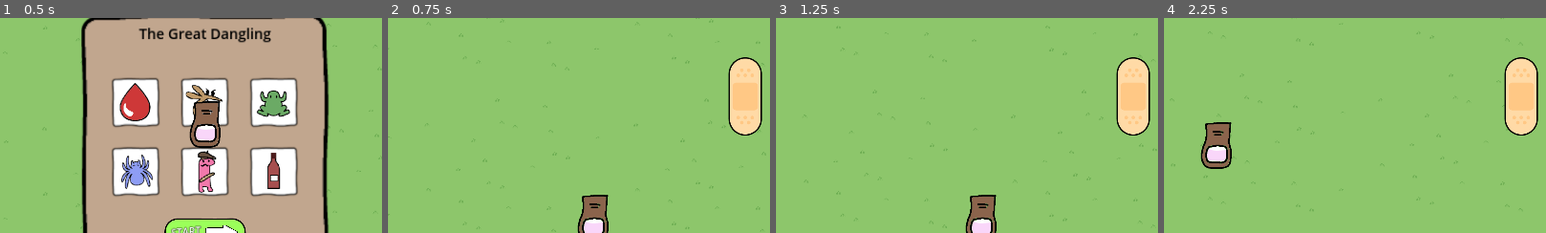
Above: before the commit, frames 1-4 (left to right).
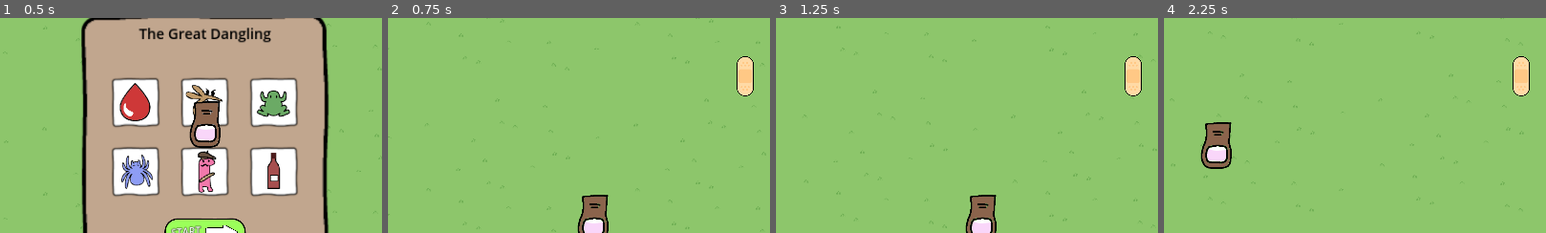
Above: after the commit, the same moments.

Repository: magopian/teamsect
Game: Godot game, scene res://start_menu.tscn
Two runs of this game, one before a commit and one after it. Both use one fixed random seed, a clock stepped at 60 frames per second and the inputs below.
Inputs (mouse positions are % of the whole screen's width and height, from its top left):
- Up to frame 1 (0.5 s): no input
- Up to frame 2 (0.75 s): click (50, 72) at 0.5 s
- Up to frame 3 (1.25 s): no input
- Up to frame 4 (2.25 s): move the mouse to (72, 45) at 1.27 s; move the mouse to (30, 55) at 2.02 s
The pictures show only the part of the screen within x 23-73%, y 21-71%; the shares and areas given below are measured in that part.

Frame 1 is identical in both runs. In frame 2, 2.7% of the frame differs, in the area x 89-98%, y 17-55%; in frame 3, 2.7%; in frame 4, 2.7%.

Commit message:
Resize all danglings

Diff:
--- a/dangling/_dangling.gd
+++ b/dangling/_dangling.gd
@@ -10,6 +10,7 @@
 
 
 func _ready() -> void:
+	win_here.hide()
 	body_entered.connect(_on_body_entered)
 
 
--- a/dangling/arm.tscn
+++ b/dangling/arm.tscn
@@ -11,28 +11,31 @@
 [ext_resource type="AudioStream" uid="uid://b1p01v4bn8vx1" path="res://assets/sounds/mosquito6.wav" id="7_r452r"]
 
 [sub_resource type="CapsuleShape2D" id="CapsuleShape2D_qrd15"]
-radius = 15.0
-height = 78.0
+radius = 20.0
+height = 126.0
 
 [node name="Arm" instance=ExtResource("1_tm6r3")]
 collision_layer = 16
 collision_mask = 8
 ahh_sounds = Array[AudioStream]([ExtResource("2_hw5j2"), ExtResource("3_05ngc"), ExtResource("4_i1srk"), ExtResource("5_a2u3t"), ExtResource("6_haen3"), ExtResource("7_r452r")])
+metadata/_edit_vertical_guides_ = [-150.0]
+metadata/_edit_horizontal_guides_ = [122.0]
 
 [node name="Arm" type="CollisionShape2D" parent="." index="0"]
-position = Vector2(-0.12191, 40.6442)
+position = Vector2(5.81086, 60.0447)
 shape = SubResource("CapsuleShape2D_qrd15")
 
 [node name="WinHere" parent="." index="1" instance=ExtResource("2_v8t17")]
 unique_name_in_owner = true
-position = Vector2(-0.121918, 40.6442)
+visible = false
+position = Vector2(6, 60)
 rotation = 1.5708
-scale = Vector2(0.745137, 0.745137)
+scale = Vector2(1.6, 1.6)
 
 [node name="Sprite2D" type="Sprite2D" parent="." index="2"]
-position = Vector2(-0.12191, 40.6442)
-scale = Vector2(0.2, 0.2)
+position = Vector2(2.81086, 60.0447)
+scale = Vector2(0.333657, 0.333657)
 texture = ExtResource("3_w5u2e")
 
 [node name="anchor" type="Marker2D" parent="." index="3"]
-position = Vector2(-0.12191, 82.6442)
+position = Vector2(7, 121)
--- a/dangling/bandaid.tscn
+++ b/dangling/bandaid.tscn
@@ -5,8 +5,8 @@
 [ext_resource type="Texture2D" uid="uid://bd7gyp60hjk5v" path="res://assets/sprites/bandaid.png" id="2_0erdl"]
 
 [sub_resource type="CapsuleShape2D" id="CapsuleShape2D_eruod"]
-radius = 53.0
-height = 238.0
+radius = 27.0
+height = 122.0
 
 [sub_resource type="SpriteFrames" id="SpriteFrames_l02t1"]
 animations = [{
@@ -22,23 +22,26 @@
 [node name="Bandaid" instance=ExtResource("1_gxjhl")]
 collision_layer = 4
 collision_mask = 2
+metadata/_edit_vertical_guides_ = [-359.0]
+metadata/_edit_horizontal_guides_ = [122.0]
 
 [node name="Bandaid" type="CollisionShape2D" parent="." index="0"]
-position = Vector2(0, 121)
+position = Vector2(0, 60)
 shape = SubResource("CapsuleShape2D_eruod")
 
 [node name="WinHere" parent="." index="1" instance=ExtResource("1_cqv1b")]
 unique_name_in_owner = true
 visible = false
-position = Vector2(0, 121)
-scale = Vector2(2.66138, 2.66138)
+position = Vector2(0, 60)
+scale = Vector2(1.6, 1.6)
 
 [node name="AnimatedSprite2D" type="AnimatedSprite2D" parent="." index="2"]
-position = Vector2(0, 121)
+position = Vector2(0, 60)
 rotation = 1.5708
+scale = Vector2(0.509552, 0.509552)
 sprite_frames = SubResource("SpriteFrames_l02t1")
 animation = &"idle"
 autoplay = "idle"
 
 [node name="anchor" type="Marker2D" parent="." index="3"]
-position = Vector2(1.00045, 245)
+position = Vector2(0, 120)
--- a/dangling/blood_drop.tscn
+++ b/dangling/blood_drop.tscn
@@ -18,12 +18,13 @@
 height = 118.0
 
 [node name="Blood drop" type="RigidBody2D"]
-position = Vector2(0, 2)
 collision_layer = 2
 collision_mask = 2
 mass = 1000.0
 gravity_scale = 8.0
 angular_damp = 5.633
+metadata/_edit_vertical_guides_ = [-133.0]
+metadata/_edit_horizontal_guides_ = [122.0]
 
 [node name="AnimatedSprite2D" type="AnimatedSprite2D" parent="."]
 sprite_frames = SubResource("SpriteFrames_1wbg5")
@@ -35,4 +36,4 @@
 shape = SubResource("CapsuleShape2D_virr4")
 
 [node name="anchor" type="Marker2D" parent="."]
-position = Vector2(0, 121)
+position = Vector2(0, 116)
--- a/dangling/frenchie.tscn
+++ b/dangling/frenchie.tscn
@@ -12,8 +12,8 @@
 [ext_resource type="AudioStream" uid="uid://dgyjqh23kgq18" path="res://assets/sounds/frenchie7.wav" id="8_s1nkm"]
 
 [sub_resource type="CapsuleShape2D" id="CapsuleShape2D_3f08j"]
-radius = 34.0
-height = 152.0
+radius = 26.0
+height = 124.0
 
 [sub_resource type="AtlasTexture" id="AtlasTexture_c116j"]
 atlas = ExtResource("3_l8in2")
@@ -41,18 +41,22 @@
 collision_layer = 512
 collision_mask = 256
 ahh_sounds = Array[AudioStream]([ExtResource("2_iv17a"), ExtResource("3_vpb5l"), ExtResource("4_mlbfr"), ExtResource("5_0j43l"), ExtResource("6_cr0lu"), ExtResource("7_og8ru"), ExtResource("8_s1nkm")])
+metadata/_edit_vertical_guides_ = [-158.0]
+metadata/_edit_horizontal_guides_ = [121.0]
 
 [node name="Frenchie" type="CollisionShape2D" parent="." index="0"]
-position = Vector2(0, 72)
+position = Vector2(-5, 61)
 shape = SubResource("CapsuleShape2D_3f08j")
 
 [node name="WinHere" parent="." index="1" instance=ExtResource("2_tcc3h")]
 unique_name_in_owner = true
-position = Vector2(7.62939e-06, 72)
+position = Vector2(5.45697e-12, 61)
 rotation = 1.5708
-scale = Vector2(1.44369, 1.44369)
+scale = Vector2(1.6, 1.6)
 
 [node name="AnimatedSprite2D" type="AnimatedSprite2D" parent="." index="2"]
+position = Vector2(-1, 2)
+scale = Vector2(0.827312, 0.827312)
 sprite_frames = SubResource("SpriteFrames_e53ri")
 animation = &"idle"
 autoplay = "idle"
@@ -60,4 +64,4 @@
 offset = Vector2(-2, 64)
 
 [node name="anchor" type="Marker2D" parent="." index="3"]
-position = Vector2(0, 148)
+position = Vector2(-21, 120)
--- a/dangling/frog.tscn
+++ b/dangling/frog.tscn
@@ -11,8 +11,8 @@
 [ext_resource type="AudioStream" uid="uid://cpx6ntibeht3m" path="res://assets/sounds/frog6.wav" id="7_yrw5e"]
 
 [sub_resource type="CapsuleShape2D" id="CapsuleShape2D_3f08j"]
-radius = 43.0
-height = 86.0
+radius = 37.9161
+height = 75.8322
 
 [sub_resource type="AtlasTexture" id="AtlasTexture_j86rp"]
 atlas = ExtResource("3_a0s5a")
@@ -40,19 +40,23 @@
 collision_layer = 128
 collision_mask = 64
 ahh_sounds = Array[AudioStream]([ExtResource("2_bbwqg"), ExtResource("3_jf12j"), ExtResource("4_0olu1"), ExtResource("5_cx04n"), ExtResource("6_fc1fa"), ExtResource("7_yrw5e")])
+metadata/_edit_vertical_guides_ = [-231.0]
+metadata/_edit_horizontal_guides_ = [122.0]
 
 [node name="Frog" type="CollisionShape2D" parent="." index="0"]
-position = Vector2(-25, 42)
+position = Vector2(-51, 60)
+scale = Vector2(2.16267, 2.32633)
 shape = SubResource("CapsuleShape2D_3f08j")
 
 [node name="WinHere" parent="." index="1" instance=ExtResource("2_ajb5r")]
 unique_name_in_owner = true
-position = Vector2(-25, 43)
+position = Vector2(-51, 60)
 rotation = 1.5708
-scale = Vector2(1.00913, 1.00913)
+scale = Vector2(1.6, 1.6)
 
 [node name="AnimatedSprite2D" type="AnimatedSprite2D" parent="." index="2"]
-position = Vector2(-23, -12)
+position = Vector2(-46, -29)
+scale = Vector2(1.73219, 1.73219)
 sprite_frames = SubResource("SpriteFrames_e53ri")
 animation = &"idle"
 autoplay = "idle"
@@ -60,4 +64,4 @@
 offset = Vector2(-2, 64)
 
 [node name="anchor" type="Marker2D" parent="." index="3"]
-position = Vector2(-25, 77)
+position = Vector2(-125, 101)
--- a/dangling/lilypad.tscn
+++ b/dangling/lilypad.tscn
@@ -11,28 +11,30 @@
 [ext_resource type="AudioStream" uid="uid://cpx6ntibeht3m" path="res://assets/sounds/frog6.wav" id="7_3yomj"]
 
 [sub_resource type="CapsuleShape2D" id="CapsuleShape2D_3f08j"]
-radius = 35.0
-height = 70.0
+radius = 62.0
+height = 124.0
 
 [node name="Lilypad" instance=ExtResource("1_j4veh")]
 collision_layer = 256
 collision_mask = 128
 ahh_sounds = Array[AudioStream]([ExtResource("2_hjtjd"), ExtResource("3_ecx6c"), ExtResource("4_4fij7"), ExtResource("5_ih71v"), ExtResource("6_rqj1p"), ExtResource("7_3yomj")])
+metadata/_edit_vertical_guides_ = [-45.0]
+metadata/_edit_horizontal_guides_ = [122.0]
 
 [node name="Lilypad" type="CollisionShape2D" parent="." index="0"]
-position = Vector2(0, 37)
+position = Vector2(-0.599632, 61.4004)
 shape = SubResource("CapsuleShape2D_3f08j")
 
 [node name="WinHere" parent="." index="1" instance=ExtResource("2_ratww")]
 unique_name_in_owner = true
-position = Vector2(7.62939e-06, 37)
+position = Vector2(7.10543e-15, 61)
 rotation = 1.5708
-scale = Vector2(0.89086, 0.89086)
+scale = Vector2(1.6, 1.6)
 
 [node name="Sprite2D" type="Sprite2D" parent="." index="2"]
-position = Vector2(0, 37)
-scale = Vector2(0.3, 0.3)
+position = Vector2(-0.599632, 61.4004)
+scale = Vector2(0.520167, 0.520167)
 texture = ExtResource("3_qxjde")
 
 [node name="anchor" type="Marker2D" parent="." index="3"]
-position = Vector2(0, 74)
+position = Vector2(-0.599632, 121.4)
--- a/dangling/mosquito.tscn
+++ b/dangling/mosquito.tscn
@@ -11,8 +11,8 @@
 [ext_resource type="AudioStream" uid="uid://b1p01v4bn8vx1" path="res://assets/sounds/mosquito6.wav" id="7_36r6f"]
 
 [sub_resource type="CapsuleShape2D" id="CapsuleShape2D_hn0xd"]
-radius = 34.0
-height = 136.0
+radius = 52.0
+height = 122.0
 
 [sub_resource type="AtlasTexture" id="AtlasTexture_1cyjk"]
 atlas = ExtResource("3_vhp2n")
@@ -40,23 +40,25 @@
 collision_layer = 8
 collision_mask = 4
 ahh_sounds = Array[AudioStream]([ExtResource("2_lrjt3"), ExtResource("3_ns02w"), ExtResource("4_8g6l2"), ExtResource("5_hsc1t"), ExtResource("6_x8u8q"), ExtResource("7_36r6f")])
+metadata/_edit_vertical_guides_ = [-122.0]
 
 [node name="Mosquito" type="CollisionShape2D" parent="." index="0"]
-position = Vector2(-67, -4)
+position = Vector2(-60.8167, 2.18335)
 rotation = 1.5708
 shape = SubResource("CapsuleShape2D_hn0xd")
 
 [node name="WinHere" parent="." index="1" instance=ExtResource("2_ardda")]
 unique_name_in_owner = true
-position = Vector2(-67, -4)
+visible = false
+position = Vector2(-60.8167, 2.18335)
 rotation = 1.5708
-scale = Vector2(1.34661, 1.34661)
+scale = Vector2(1.6, 1.6)
 
 [node name="AnimatedSprite2D" type="AnimatedSprite2D" parent="." index="2"]
-position = Vector2(-67, -10)
+position = Vector2(-60.8167, -3.81665)
 sprite_frames = SubResource("SpriteFrames_yiv6p")
 animation = &"idle"
 autoplay = "idle"
 
 [node name="anchor" type="Marker2D" parent="." index="3"]
-position = Vector2(-136, -4)
+position = Vector2(-83, 56)
--- a/dangling/spider.tscn
+++ b/dangling/spider.tscn
@@ -40,19 +40,22 @@
 collision_layer = 32
 collision_mask = 16
 ahh_sounds = Array[AudioStream]([ExtResource("2_hrrpo"), ExtResource("3_c6gm1"), ExtResource("4_ei76e"), ExtResource("5_nxsxh"), ExtResource("6_5tlti"), ExtResource("7_1sor6")])
+metadata/_edit_vertical_guides_ = [-313.0]
+metadata/_edit_horizontal_guides_ = [122.0]
 
 [node name="Spider" type="CollisionShape2D" parent="." index="0"]
-position = Vector2(-67, -4)
+position = Vector2(18, 65)
 shape = SubResource("CapsuleShape2D_kdlm4")
 
 [node name="WinHere" parent="." index="1" instance=ExtResource("2_25vp3")]
 unique_name_in_owner = true
-position = Vector2(-67, -4)
+position = Vector2(18, 65)
 rotation = 1.5708
-scale = Vector2(1.67806, 1.67806)
+scale = Vector2(1.6, 1.6)
 
 [node name="AnimatedSprite2D" type="AnimatedSprite2D" parent="." index="2"]
-position = Vector2(-67, -10)
+position = Vector2(17, 59)
+scale = Vector2(0.925061, 0.925061)
 sprite_frames = SubResource("SpriteFrames_ulh1e")
 animation = &"idle"
 autoplay = "idle"
@@ -60,4 +63,4 @@
 frame_progress = 0.388015
 
 [node name="anchor" type="Marker2D" parent="." index="3"]
-position = Vector2(-136, -4)
+position = Vector2(54, 119)
--- a/dangling/web.tscn
+++ b/dangling/web.tscn
@@ -18,22 +18,23 @@
 collision_layer = 64
 collision_mask = 32
 ahh_sounds = Array[AudioStream]([ExtResource("2_csabj"), ExtResource("3_myf4l"), ExtResource("4_01u38"), ExtResource("5_3dlfq"), ExtResource("6_rb1p2"), ExtResource("7_b4v2h")])
+metadata/_edit_vertical_guides_ = [-88.0]
+metadata/_edit_horizontal_guides_ = [122.0]
 
 [node name="Web" type="CollisionShape2D" parent="." index="0"]
-position = Vector2(-1, 68)
+position = Vector2(-0.5, 63)
 shape = SubResource("CapsuleShape2D_kdlm4")
 
 [node name="WinHere" parent="." index="1" instance=ExtResource("2_rmo67")]
 unique_name_in_owner = true
-visible = false
-position = Vector2(1.00001, 67)
+position = Vector2(0, 63)
 rotation = 1.5708
 scale = Vector2(1.3269, 1.3269)
 
 [node name="Sprite2D" type="Sprite2D" parent="." index="2"]
-position = Vector2(0, 66)
-scale = Vector2(0.5, 0.5)
+position = Vector2(0.5, 61)
+scale = Vector2(0.487513, 0.487513)
 texture = ExtResource("3_6xh6s")
 
 [node name="anchor" type="Marker2D" parent="." index="3"]
-position = Vector2(0, 136)
+position = Vector2(0, 122)
--- a/dangling/wine.tscn
+++ b/dangling/wine.tscn
@@ -19,19 +19,22 @@
 collision_layer = 1024
 collision_mask = 512
 ahh_sounds = Array[AudioStream]([ExtResource("2_bl2xc"), ExtResource("3_lcjtv"), ExtResource("4_e776j"), ExtResource("5_hgm4w"), ExtResource("6_jl2cr"), ExtResource("7_tfxal"), ExtResource("8_rwfts")])
+metadata/_edit_vertical_guides_ = [-81.0]
+metadata/_edit_horizontal_guides_ = [122.0]
 
 [node name="Wine" type="CollisionShape2D" parent="." index="0"]
-position = Vector2(0, 65)
+position = Vector2(0, 62)
 shape = SubResource("CapsuleShape2D_eruod")
 
 [node name="WinHere" parent="." index="1" instance=ExtResource("2_fybfg")]
 unique_name_in_owner = true
-position = Vector2(0, 65)
-scale = Vector2(1.25, 1.25)
+position = Vector2(0, 62)
+scale = Vector2(1.6, 1.6)
 
 [node name="Sprite2D" type="Sprite2D" parent="." index="2"]
-position = Vector2(0, 62)
+position = Vector2(0, 60)
+scale = Vector2(1.04537, 1.04537)
 texture = ExtResource("3_td7ea")
 
 [node name="anchor" type="Marker2D" parent="." index="3"]
-position = Vector2(0, 131)
+position = Vector2(0, 121)
